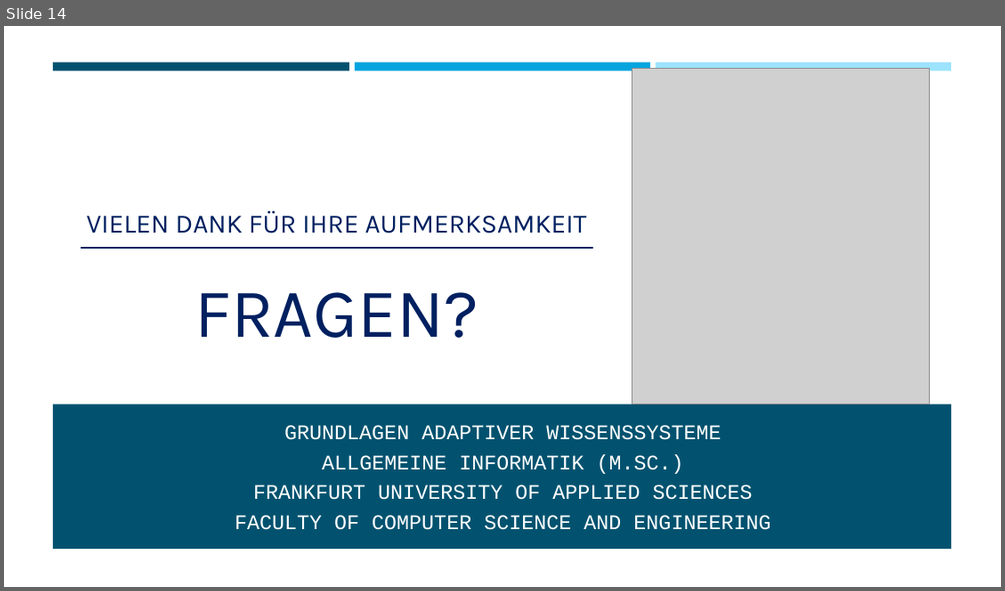
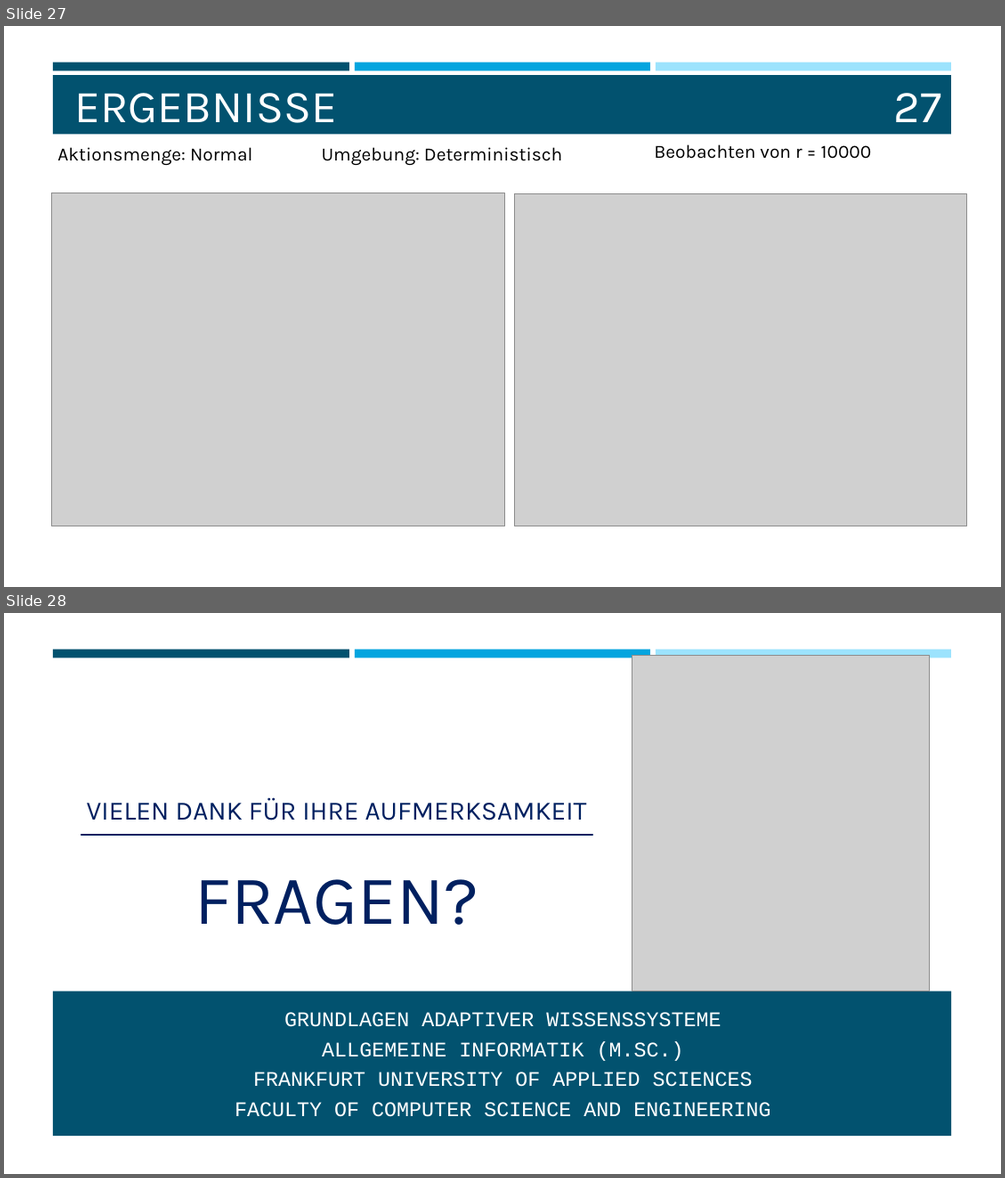
Before and after one commit to mzakarian/Reinforcement-Learning-SARSA-Q-Learning, a slide deck: misc/WISSEN.pptx. Shown one above the other, each under a label of ours: slide 14 before the commit, slides 27 and 28 after it. The pictures are 1005x591 and 1005x1178 pixels, drawn with LibreOffice and Linux fonts; fonts in the diff are those of the drawing; grey boxes stand for pictures. Boxes give left, top, right and bottom in pixels: in the first picture for what was removed or moved away, otherwise in the second. Text is boxed around its words. In the diff, an @@ line names an element or a change of style, - is before the commit and + after.

Commit message:
Ergebnisse eingefügt

```diff
--- a/misc/WISSEN.pptx
+++ b/misc/WISSEN.pptx
@@ slide 27 added at <box>4,26,1001,587</box>, background #FFFFFF; not listed: 3 template elements that a slide beside it also shows @@
@@ rectangle added at <box>53,75,951,135</box>, fill #02526F @@
@@ title added at <box>75,93,337,123</box>, 44 pt, text #FFFFFF @@
+ERGEBNISSE
@@ page number added at <box>894,93,942,122</box>, 44 pt, text #FFFFFF @@
+27
@@ text added at <box>57,147,252,165</box>, 18 pt, text #000000 @@
+Aktionsmenge: Normal
@@ text added at <box>322,147,562,165</box>, 18 pt, text #000000 @@
+Umgebung: Deterministisch
@@ text added at <box>654,144,872,159</box>, 18 pt, text #000000 @@
+Beobachten von r = 10000
@@ picture added at <box>51,193,504,525</box> @@
@@ picture added at <box>514,193,966,524</box> @@
@@ what was slide 14 is now slide 28 @@
```
Also in this commit, not shown: 1 slide changed, 14 other slides added, 1 slide removed.
